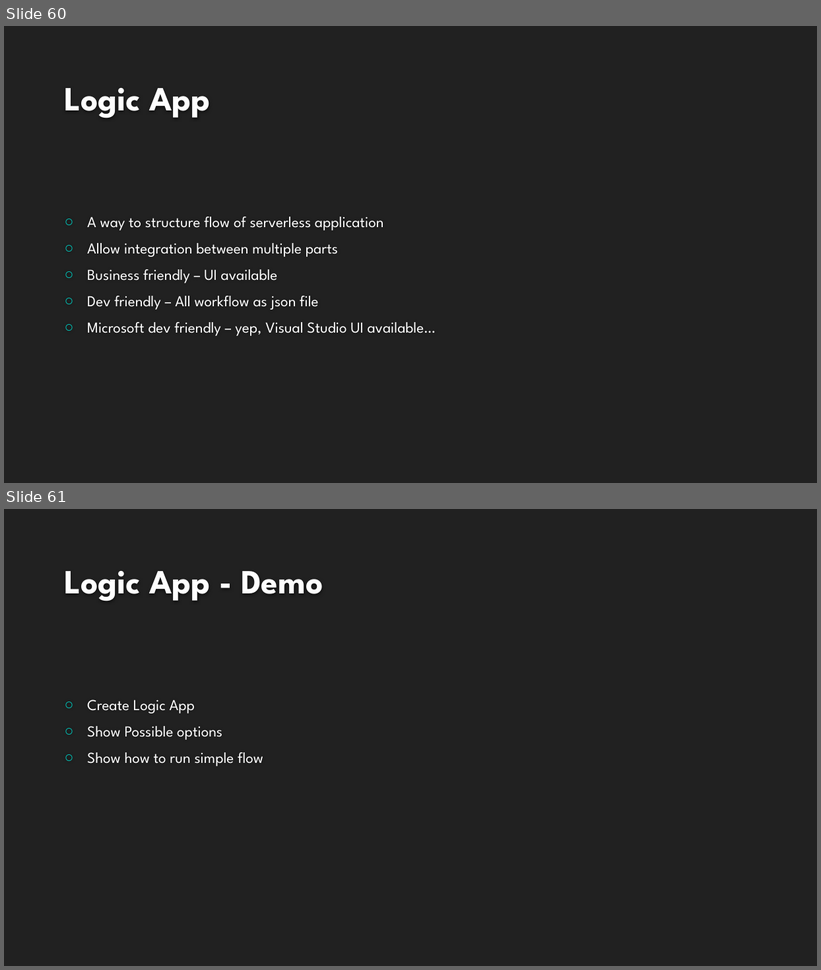
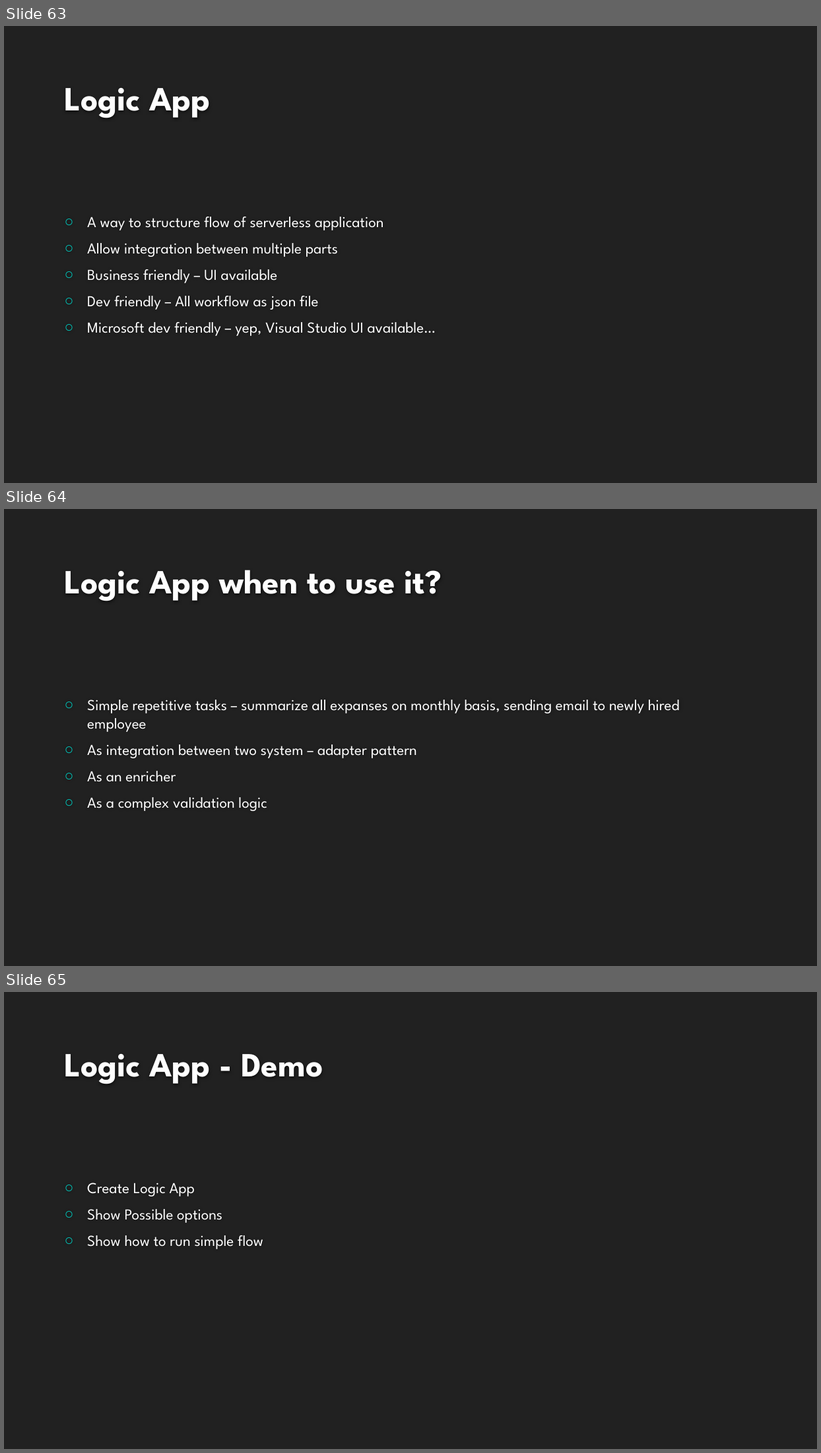
Before and after one commit to kamil-mrzyglod/Workshops, a slide deck: AzureDay2019/Developing services with Azure Functions.pptx. Shown one above the other, each under a label of ours: slides 60 and 61 before the commit, slides 63, 64 and 65 after it. The pictures are 821x970 and 821x1453 pixels, drawn with LibreOffice and Linux fonts; fonts in the diff are those of the drawing; background and template pictures are left out. Boxes give left, top, right and bottom in pixels: in the first picture for what was removed or moved away, otherwise in the second. Text is boxed around its words. In the diff, an @@ line names an element or a change of style, - is before the commit and + after.

```diff
--- a/AzureDay2019/Developing services with Azure Functions.pptx
+++ b/AzureDay2019/Developing services with Azure Functions.pptx
@@ slide 64 added at bbox=[4, 509, 817, 966], background #212121 @@
@@ title added at bbox=[64, 570, 442, 601], 40 pt, text #FEFEFE, bold @@
+Logic App when to use it?
@@ text added at bbox=[87, 700, 680, 811], 18 pt, text #FFFFFF @@
+○ Simple repetitive tasks – summarize all expanses on monthly basis, sending email to newly hired employee
+○ As integration between two system – adapter pattern
+○ As an enricher
+○ As a complex validation logic
@@ what was slide 60 is now slide 63 @@
@@ what was slide 61 is now slide 65 @@
```
Also in this commit, not shown: 4 slides changed, 3 other slides added, 25 other files.
